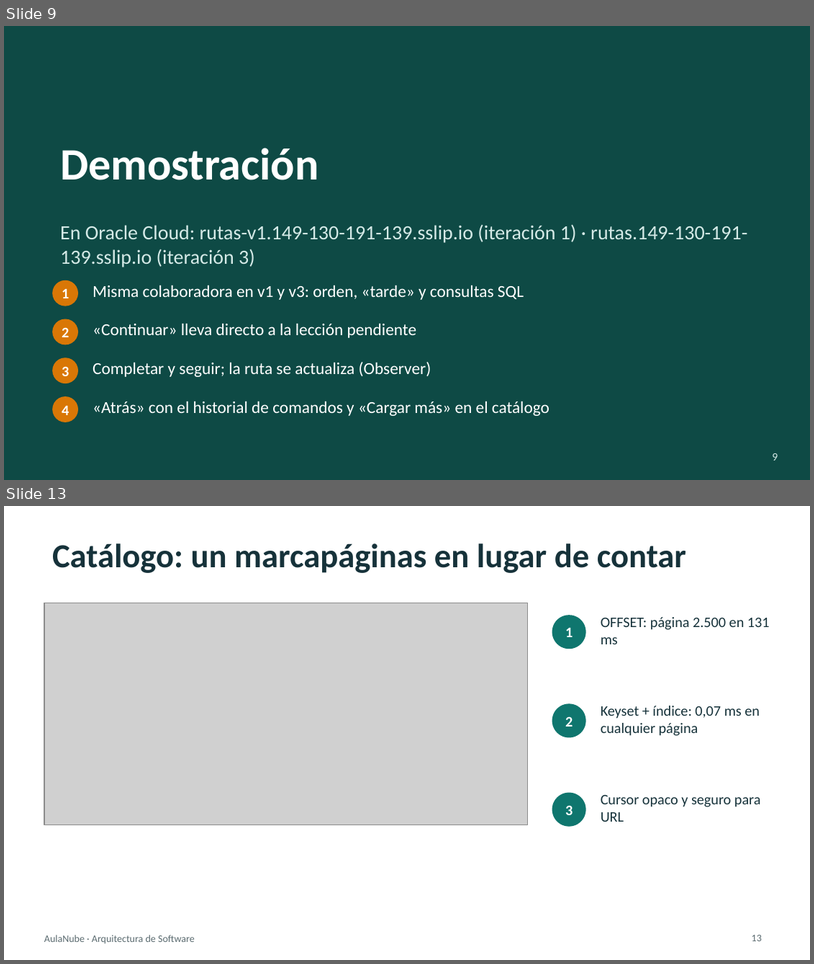
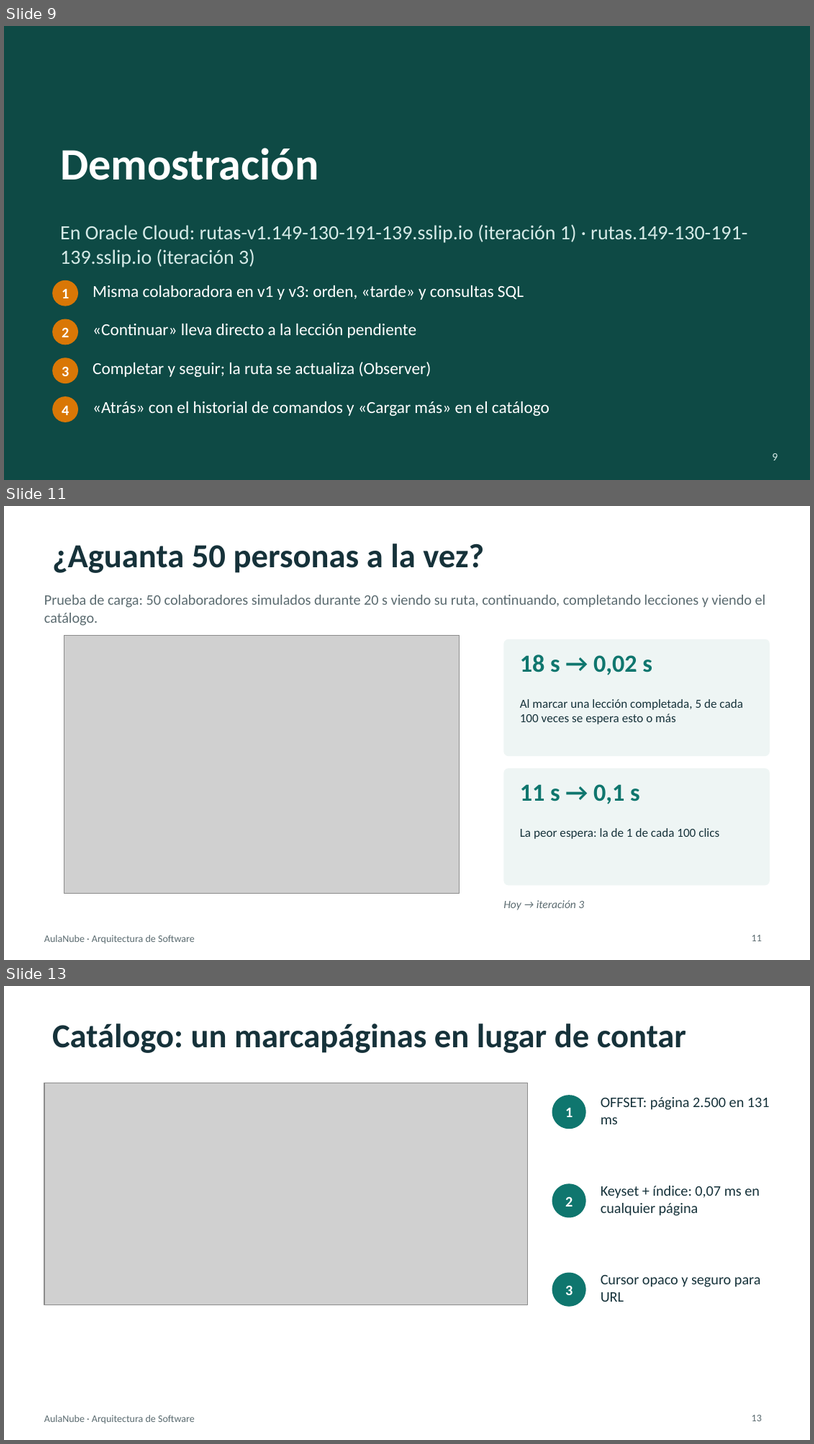
Before and after one commit to augustocco/aulanube-rutas, a slide deck: docs/presentacion/Presentacion-AulaNube-Rutas.pptx. Shown one above the other, each under a label of ours: slides 9 and 13 before the commit, slides 9, 11 and 13 after it; the slides between them are not shown. The pictures are 814x964 and 814x1444 pixels, drawn with LibreOffice and Linux fonts; fonts in the diff are those of the drawing; grey boxes stand for pictures. Boxes give left, top, right and bottom in pixels: in the first picture for what was removed or moved away, otherwise in the second. Text is boxed around its words. In the diff, an @@ line names an element or a change of style, - is before the commit and + after.

```diff
--- a/docs/presentacion/Presentacion-AulaNube-Rutas.pptx
+++ b/docs/presentacion/Presentacion-AulaNube-Rutas.pptx
@@ slide 11 added at [4, 506, 810, 960], background #FFFFFF; not listed: 1 template element that a slide beside it also shows @@
@@ title added at [52, 543, 484, 573], 30 pt, text #16323A, bold @@
+¿Aguanta 50 personas a la vez?
@@ text added at [44, 595, 766, 626], 13 pt, text #5B6B70 @@
+Prueba de carga: 50 colaboradores simulados durante 20 s viendo su ruta, continuando, completando lecciones y viendo el catálogo.
@@ picture added at [64, 635, 460, 893] @@
@@ rounded rectangle added at [504, 639, 770, 756], fill #EEF5F4 @@
@@ text added at [520, 654, 653, 675], 22 pt, text #0F766E, bold @@
+18 s → 0,02 s
@@ text added at [520, 699, 743, 724], 11 pt, text #16323A @@
+Al marcar una lección completada, 5 de cada 100 veces se espera esto o más
@@ rounded rectangle added at [504, 768, 770, 885], fill #EEF5F4 @@
@@ text added at [520, 784, 640, 804], 22 pt, text #0F766E, bold @@
+11 s → 0,1 s
@@ text added at [520, 828, 720, 839], 11 pt, text #16323A @@
+La peor espera: la de 1 de cada 100 clics
@@ text added at [504, 900, 584, 910], 10 pt, text #5B6B70, italic @@
+Hoy → iteración 3
@@ page number added at [752, 934, 762, 941], 9 pt, text #5B6B70 @@
+11
```
Also in this commit, not shown: 1 slide changed, 2 other slides added, 3 slides removed, 7 other files.
